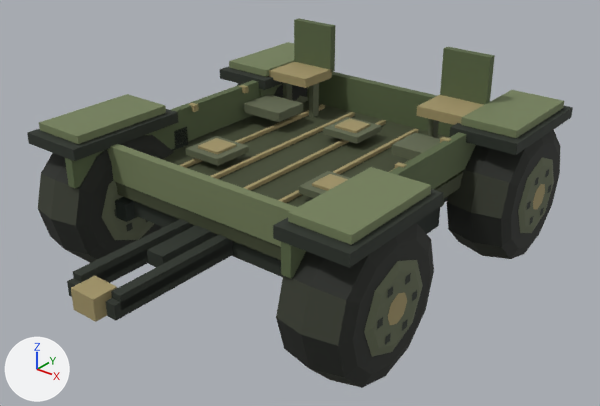
A saved change to the OBJ model assets/models/wagons/wagon_weapon.obj.
Before and after are seen from a 50 mm camera at (5.61, -7.21, 5.13) aimed at (0.22, -0.47, 0.95). Lighting does not change. The marker at lower left points along +X, +Y and +Z. The picture after the commit comes second. Where no turn or scale is listed for an object, it has been applied to the vertices.

The first picture shows 'AllTerrainTire.008', 'AllTerrainTire.009', 'AllTerrainTire.011', 'DrawbarFrame.002', 'WagonDeck.002', 'WagonDetails_weapon' and 1 more.
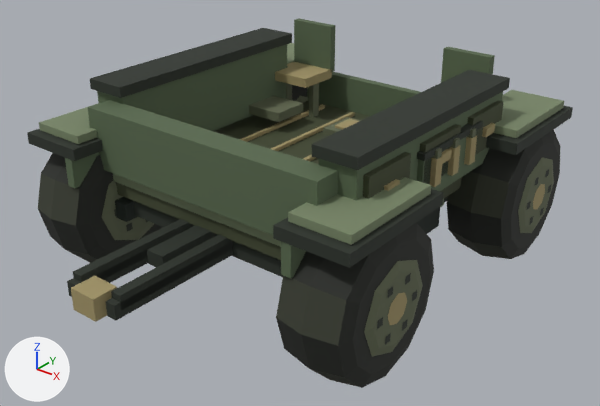
Changed parts and their boxes (x1, y1, x2, y2) in the pictures (600 x 406 px):
'WagonDetails_weapon', reshaped, recoloured (mostly hidden before): before (172, 127, 188, 151); after (88, 28, 510, 235)
part 1 of me_wagondetails_weapon, added (green): after (97, 44, 287, 131)
part 2 of me_wagondetails_weapon, added: after (90, 28, 292, 98)
part 3 of me_wagondetails_weapon, added: after (319, 92, 503, 200)
part 4 of me_wagondetails_weapon, added: after (312, 70, 510, 170)
part 5 of me_wagondetails_weapon, added: after (467, 100, 504, 155)
part 6 of me_wagondetails_weapon, added: after (482, 123, 495, 137)
part 7 of me_wagondetails_weapon, added: after (420, 124, 461, 184)
part 8 of me_wagondetails_weapon, added: after (442, 149, 451, 164)
part 9 of me_wagondetails_weapon, added: after (363, 152, 411, 199)
part 10 of me_wagondetails_weapon, added: after (384, 179, 400, 191)
part 11 of me_wagondetails_weapon, added (green): after (88, 100, 338, 235)
part 12 of me_wagondetails_weapon, added (green): after (417, 129, 479, 191)
part 13 of me_wagondetails_weapon, added: after (417, 121, 483, 161)
part 14 of me_wagondetails_weapon, added: after (464, 135, 477, 165)
part 15 of me_wagondetails_weapon, added: after (468, 128, 476, 138)
part 16 of me_wagondetails_weapon, added: after (447, 145, 460, 176)
part 17 of me_wagondetails_weapon, deleted: before (172, 127, 188, 151)
part 18 of me_wagondetails_weapon, added: after (430, 138, 460, 187)

Edits to the bpy script that builds the scene:
```text
Change me_wagondetails_weapon:
    remove me_wagondetails_weapon.from_pydata(...)  # 64 vertices, 96 faces; spans x -1.74..1.74, y -1.33..-0.55, z 1.27..1.55
    remove me_wagondetails_weapon.materials.append(mat_military_wagon_palette)  # picture img_palette_png
    add me_wagondetails_weapon.from_pydata(...)  # 264 vertices, 396 faces; spans x -1.91..1.91, y -1.93..1.28, z 1.41..2.33
    me_wagondetails_weapon part 1: a new loose piece, a box spanning x -1.78..-1.36, y -1.62..1.22, z 1.41..2.23, in mat_military_wagon_weapon_palette (picture img_wagon_weapon_palette_png)
    me_wagondetails_weapon part 2: a new loose piece, a box spanning x -1.83..-1.32, y -1.67..1.28, z 2.21..2.33, in mat_military_wagon_weapon_palette (picture img_wagon_weapon_palette_png)
    me_wagondetails_weapon part 3: a new loose piece, a box spanning x 1.36..1.78, y -1.62..1.22, z 1.41..2.23, in mat_military_wagon_weapon_palette (picture img_wagon_weapon_palette_png)
    me_wagondetails_weapon part 4: a new loose piece, a box spanning x 1.32..1.83, y -1.67..1.28, z 2.21..2.33, in mat_military_wagon_weapon_palette (picture img_wagon_weapon_palette_png)
    me_wagondetails_weapon part 5: a new loose piece, a box spanning x 1.77..1.85, y 0.42..1.12, z 1.64..2.1, in mat_military_wagon_weapon_palette (picture img_wagon_weapon_palette_png)
    me_wagondetails_weapon part 6: a new loose piece, a box spanning x 1.845..1.895, y 0.67..0.87, z 1.82..1.92, in mat_military_wagon_weapon_palette (picture img_wagon_weapon_palette_png)
    me_wagondetails_weapon part 7: a new loose piece, a box spanning x 1.77..1.85, y -0.55..0.15, z 1.64..2.1, in mat_military_wagon_weapon_palette (picture img_wagon_weapon_palette_png)
    me_wagondetails_weapon part 8: a new loose piece, a box spanning x 1.845..1.895, y -0.3..-0.1, z 1.82..1.92, in mat_military_wagon_weapon_palette (picture img_wagon_weapon_palette_png)
    me_wagondetails_weapon part 9: a new loose piece, a box spanning x 1.77..1.85, y -1.52..-0.82, z 1.64..2.1, in mat_military_wagon_weapon_palette (picture img_wagon_weapon_palette_png)
    me_wagondetails_weapon part 10: a new loose piece, a box spanning x 1.845..1.895, y -1.27..-1.07, z 1.82..1.92, in mat_military_wagon_weapon_palette (picture img_wagon_weapon_palette_png)
    me_wagondetails_weapon part 11: a new loose piece, a box spanning x -1.58..1.58, y -1.93..-1.61, z 1.42..2.12, in mat_military_wagon_weapon_palette (picture img_wagon_weapon_palette_png)
    me_wagondetails_weapon part 12: a new loose piece, a box spanning x 1.55..1.85, y -0.57..0.57, z 1.5..1.97, in mat_military_wagon_weapon_palette (picture img_wagon_weapon_palette_png)
    me_wagondetails_weapon part 13: a new loose piece, a box spanning x 1.525..1.875, y -0.6..0.6, z 1.955..2.025, in mat_military_wagon_weapon_palette (picture img_wagon_weapon_palette_png)
    me_wagondetails_weapon part 14: a new loose piece, a box spanning x 1.83..1.91, y 0.3..0.42, z 1.62..1.92, in mat_military_wagon_weapon_palette (picture img_wagon_weapon_palette_png)
    me_wagondetails_weapon part 15: a new loose piece, a box spanning x 1.835..1.905, y 0.32..0.4, z 1.915..2.005, in mat_military_wagon_weapon_palette (picture img_wagon_weapon_palette_png)
    me_wagondetails_weapon part 16: a new loose piece, a box spanning x 1.83..1.91, y -0.06..0.06, z 1.62..1.92, in mat_military_wagon_weapon_palette (picture img_wagon_weapon_palette_png)
    me_wagondetails_weapon part 17: the loose piece of 8 vertices spanning x -1.74..-1.5, y -1.33..-0.55, z 1.27..1.51 is deleted
    me_wagondetails_weapon part 18: 24 vertices added at x 1.83..1.91, y -0.42..0.04, z 1.62..2.01
    other edits to the shape of me_wagondetails_weapon do not show in these pictures
    add me_wagondetails_weapon.materials.append(mat_military_wagon_weapon_palette)  # picture img_wagon_weapon_palette_png
```
